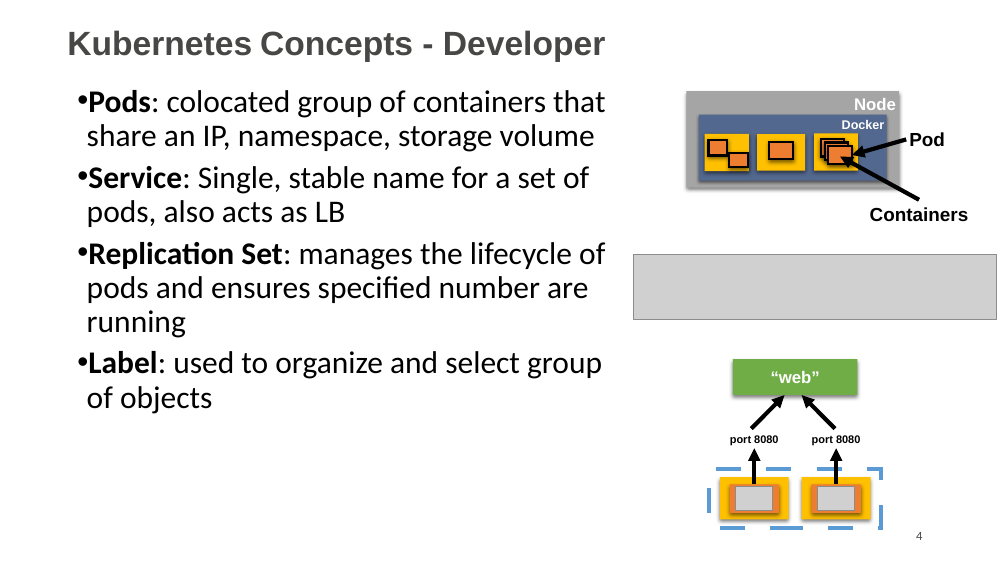
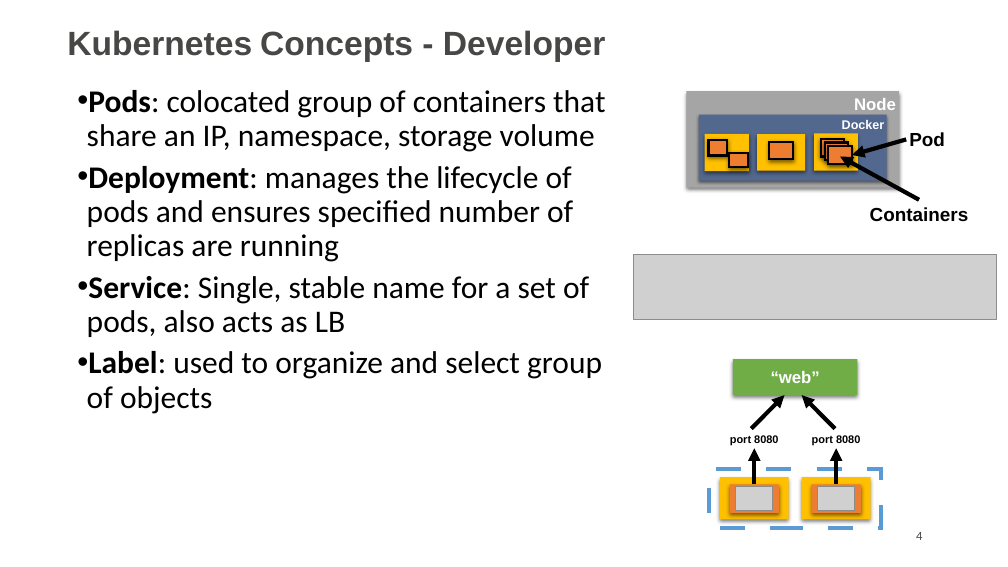
Before and after one commit to aws-samples/aws-workshop-for-kubernetes, a slide deck: slide 4 of slides/slides.pptx. Drawn at 1008x567 pixels with LibreOffice and Linux fonts; fonts in the diff are those of the drawing; grey boxes stand for pictures. Boxes give left, top, right and bottom in pixels: in the first picture for what was removed or moved away, otherwise in the second. Text is boxed around its words. In the diff, an @@ line names an element or a change of style, - is before the commit and + after.

```diff
--- a/slides/slides.pptx
+++ b/slides/slides.pptx
@@ text at [87, 166, 573, 262]: paragraph added @@
+• Deployment: manages the lifecycle of pods and ensures specified number of replicas are running
@@ text at [87, 242, 605, 338]: paragraph removed @@
-• Replication Set: manages the lifecycle of pods and ensures specified number are running
```
Also in this commit, not shown: 10 other slides changed.
